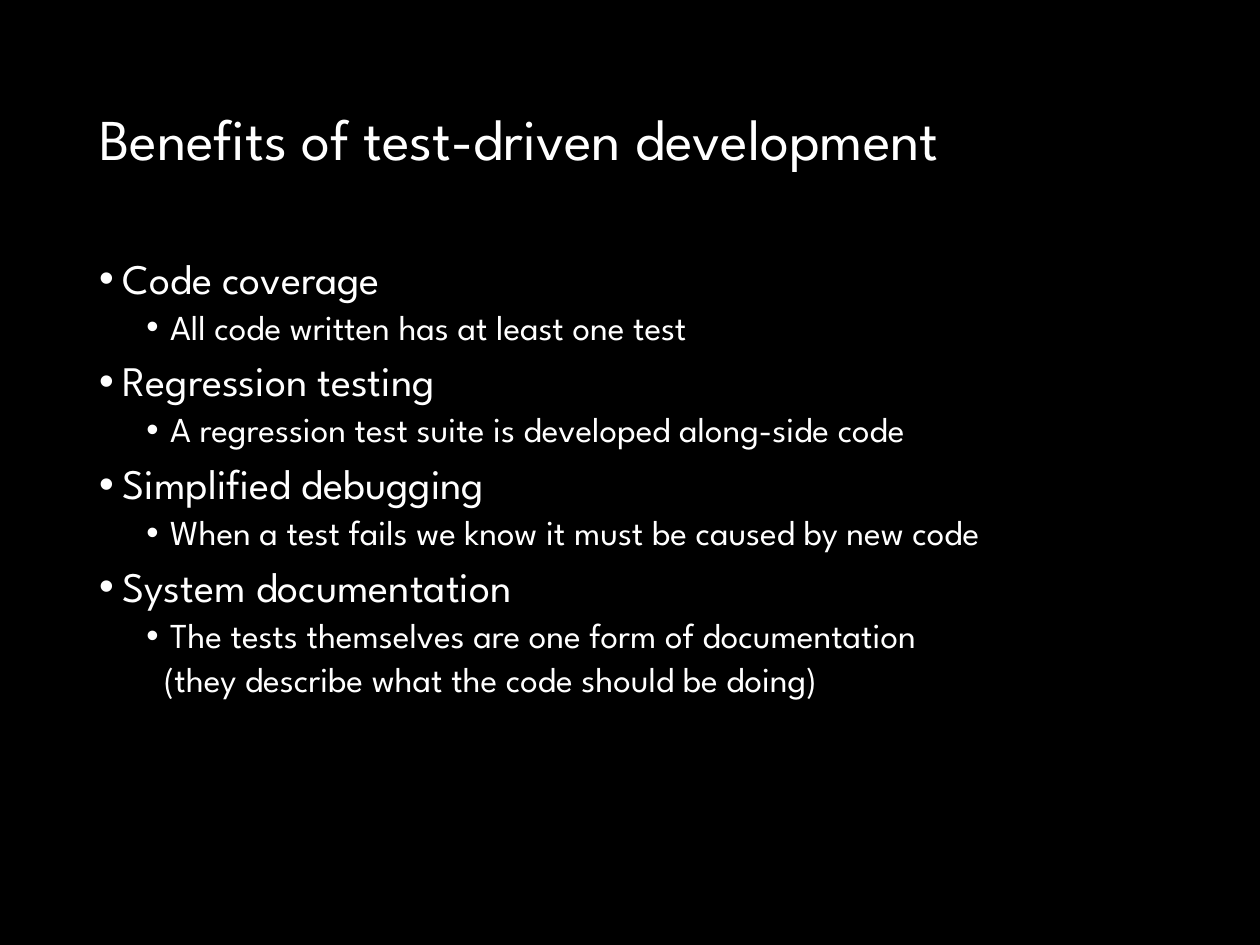
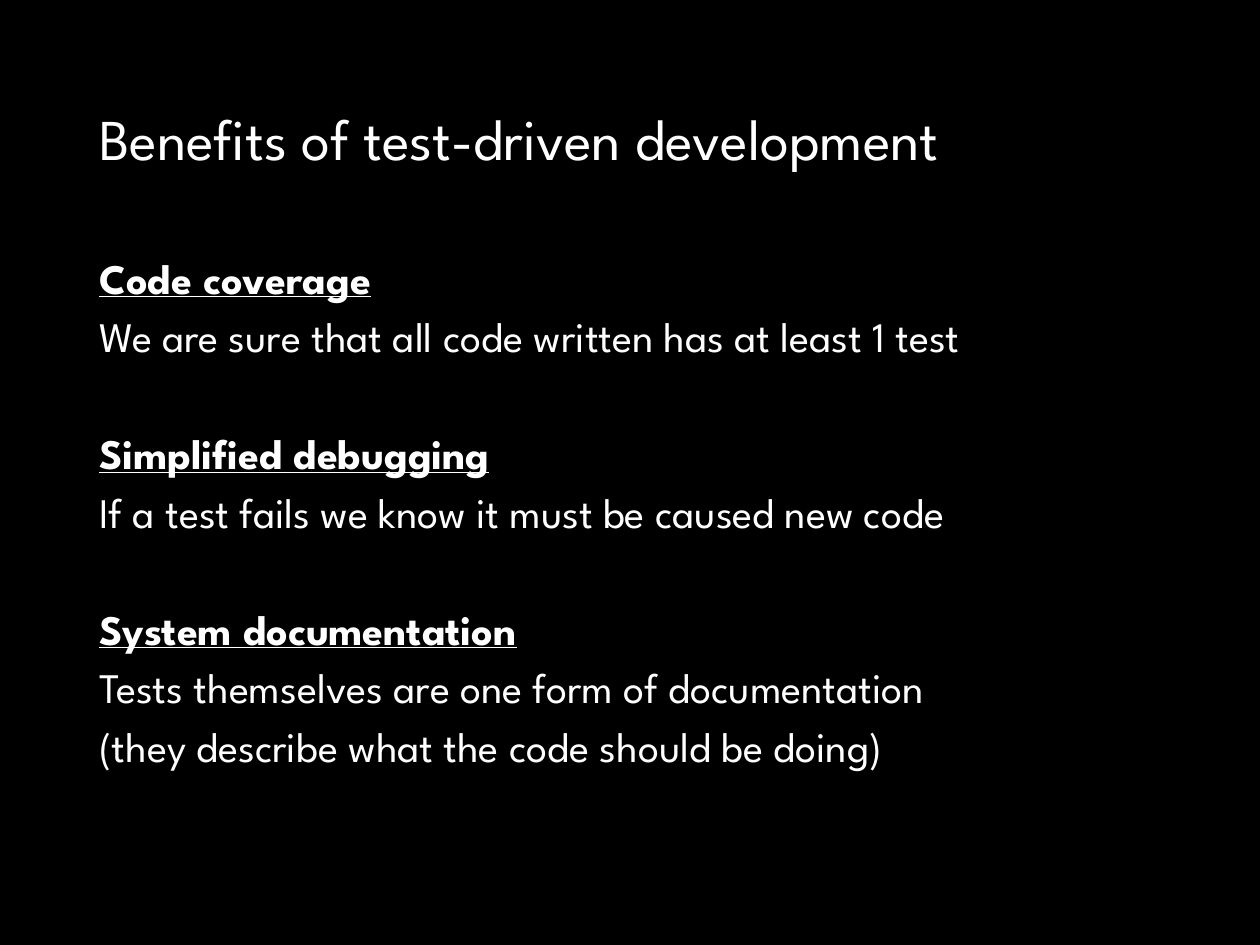
Before and after one commit to fossabot/SPE2018, a slide deck: slide 20 of Lecture Slides/04 Agile.pptx (slide 18 before the commit). Drawn at 1260x945 pixels with LibreOffice and Linux fonts; fonts in the diff are those of the drawing. Boxes give left, top, right and bottom in pixels: in the first picture for what was removed or moved away, otherwise in the second. Text is boxed around its words. In the diff, an @@ line names an element or a change of style, - is before the commit and + after.

```diff
--- a/Lecture Slides/04 Agile.pptx
+++ b/Lecture Slides/04 Agile.pptx
@@ text at bbox=[99, 265, 882, 772]: bold on, underline on in "Code coverage", "Simplified debugging", "System documentation"; size 20 to 24 pt in "(they describe what the code should be ..."; bullet • to none; list level 2 to 1 in "(they describe what the code ..." @@
@@ text at bbox=[99, 323, 959, 353]: text changed; size 20 to 24 pt @@
-  • All code written has at least one test
-• Regression testing
-  • A regression test suite is developed along-side code
+We are sure that all code written has at least 1 test
@@ text at bbox=[99, 498, 944, 529]: text changed; size 20 to 24 pt @@
-  • When a test fails we know it must be caused by new code
+If a test fails we know it must be caused new code
@@ text at bbox=[99, 673, 924, 704]: text changed; size 20 to 24 pt @@
-  • The tests themselves are one form of documentation
+Tests themselves are one form of documentation
```
Also in this commit, not shown: 16 other slides changed.
